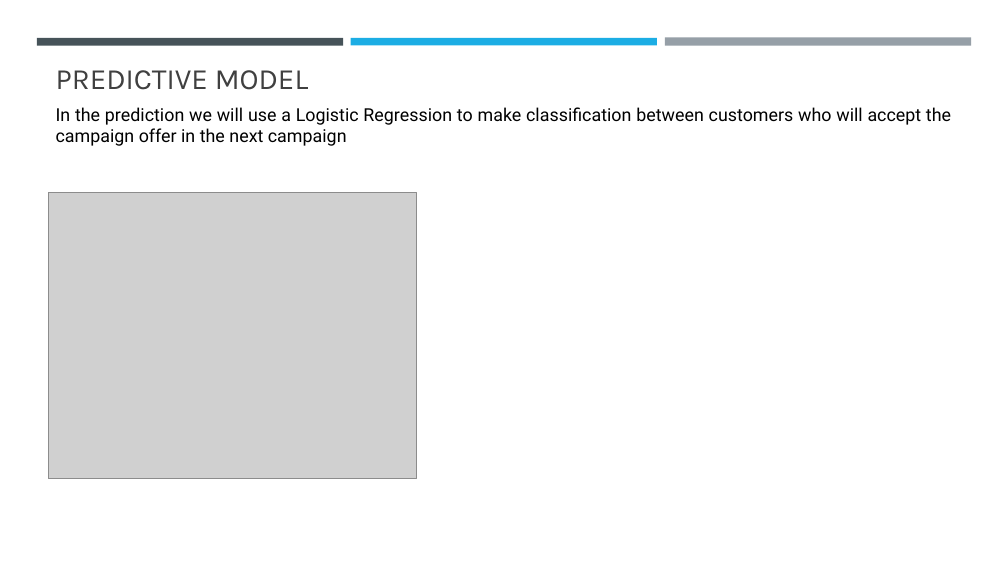
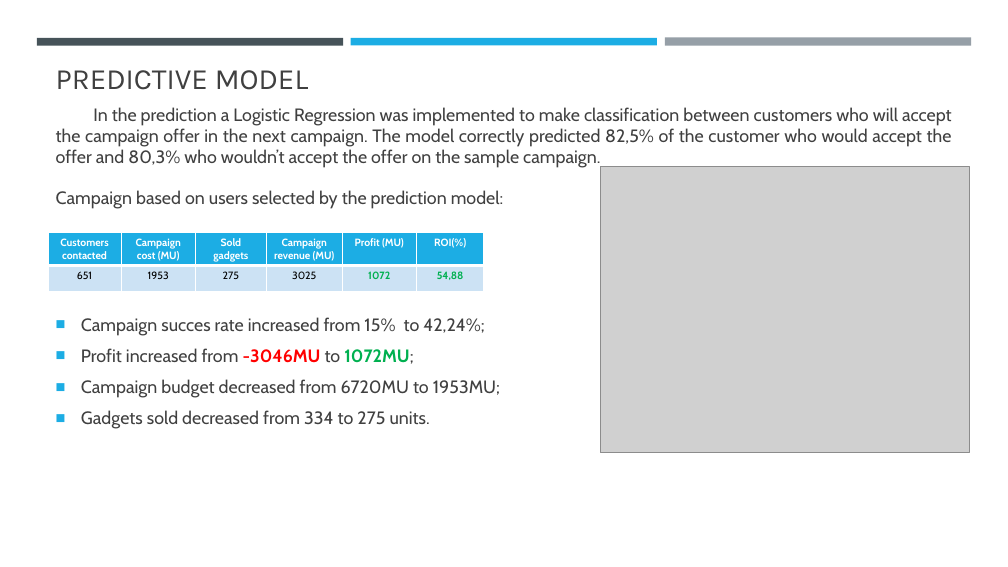
Before and after one commit to fpmacedo/ifood_data_analyst_test, a slide deck: slide 8 of iFood Data Business Analyst Case.pptx (slide 5 before the commit). Drawn at 1008x567 pixels with LibreOffice and Linux fonts; fonts in the diff are those of the drawing; grey boxes stand for pictures. Boxes give left, top, right and bottom in pixels: in the first picture for what was removed or moved away, otherwise in the second. Text is boxed around its words. In the diff, an @@ line names an element or a change of style, - is before the commit and + after.

```diff
--- a/iFood Data Business Analyst Case.pptx
+++ b/iFood Data Business Analyst Case.pptx
@@ text at <box>56,107,952,168</box>: text changed; font Roboto to Cabin; text colour #000000 to #404040 @@
-In the prediction we will use a Logistic Regression to make classification between customers who will accept the campaign offer in the next campaign
+In the prediction a Logistic Regression was implemented to make classification between customers who will accept the campaign offer in the next campaign. The model correctly predicted 82,5% of the customer who would accept the offer and 80,3% who wouldn’t accept the offer on the sample campaign.
@@ picture: place and size @@
-picture at <box>48,192,417,479</box>
+picture at <box>600,166,969,453</box>
@@ text added at <box>56,190,503,209</box>, 17 pt, text #404040 @@
+Campaign based on users selected by the prediction model:
@@ table added at <box>48,233,484,291</box>, 2 rows, 6 columns @@
+Customers contacted | Campaign cost (MU) | Sold gadgets | Campaign revenue (MU) | Profit (MU) | ROI(%)
+651 | 1953 | 275 | 3025 | 1072 | 54,88
@@ text added at <box>81,317,500,429</box>, 17 pt, text #404040 @@
+■ Campaign succes rate increased from 15% to 42,24%;
+■ Profit increased from -3046MU to 1072MU;
+■ Campaign budget decreased from 6720MU to 1953MU;
+■ Gadgets sold decreased from 334 to 275 units.
```
Also in this commit, not shown: 6 other slides changed, 1 slide added, 2 slides removed, 2 other files.
